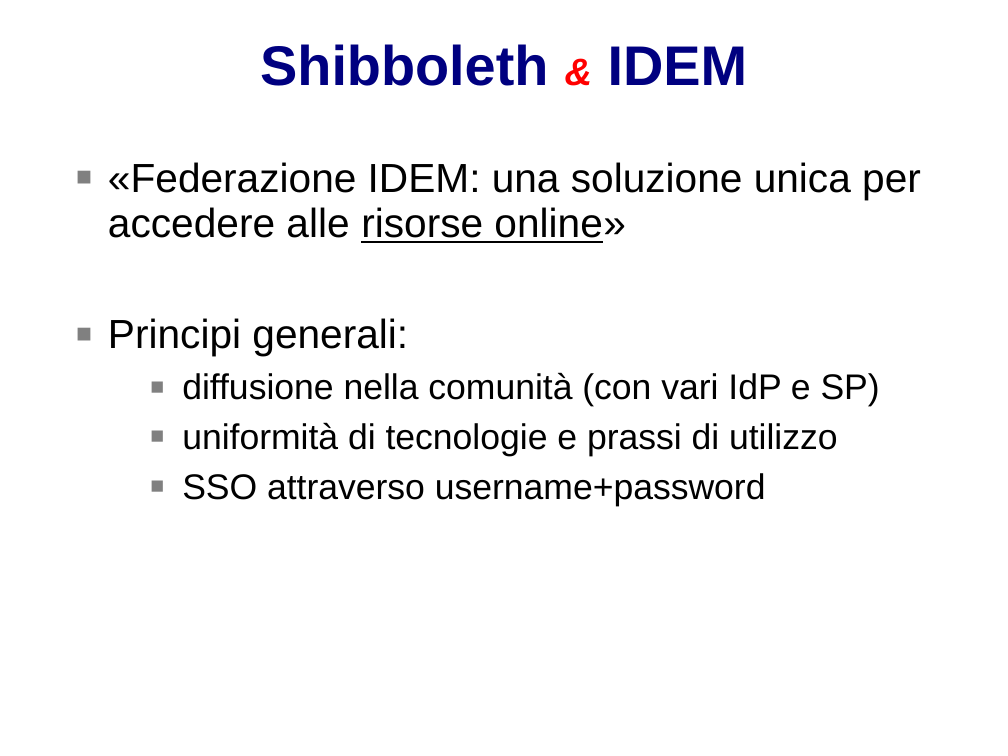
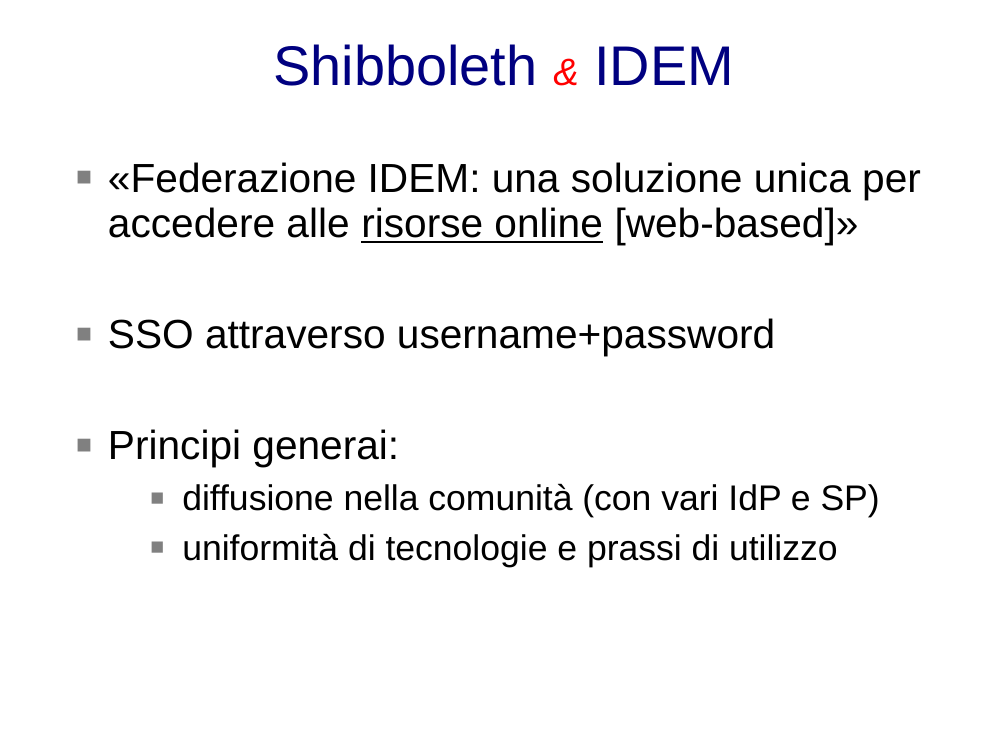
Before and after one commit to biancini/Shibboleth-Authentication, a slide deck: slide 2 of ShibbolethExtensions.pptx. Drawn at 1008x756 pixels with LibreOffice and Linux fonts; fonts in the diff are those of the drawing; background and template pictures are left out. Boxes give left, top, right and bottom in pixels: in the first picture for what was removed or moved away, otherwise in the second. Text is boxed around its words. In the diff, an @@ line names an element or a change of style, - is before the commit and + after.

Commit message:
Presentation updated

```diff
--- a/ShibbolethExtensions.pptx
+++ b/ShibbolethExtensions.pptx
@@ text "Shibboleth & IDEM" at bbox=[274, 44, 734, 86]: bold off @@
@@ text at bbox=[108, 162, 921, 467]: text changed @@
-■ «Federazione IDEM: una soluzione unica per accedere alle risorse online»
-■ Principi generali:
+■ «Federazione IDEM: una soluzione unica per accedere alle risorse online [web-based]»
+  ■ SSO attraverso username+password
+■ Principi generai:
@@ text at bbox=[182, 473, 766, 506]: paragraph removed @@
-  ■ SSO attraverso username+password
```
Also in this commit, not shown: 10 slides added.
